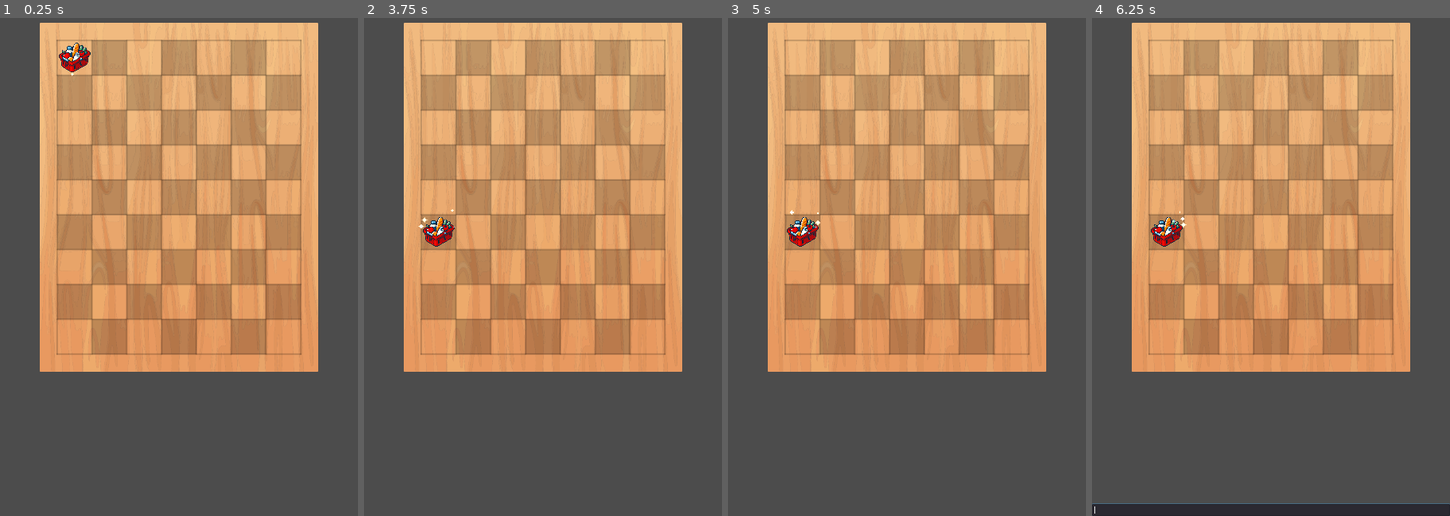
Above: before the commit, frames 1-4 (left to right).
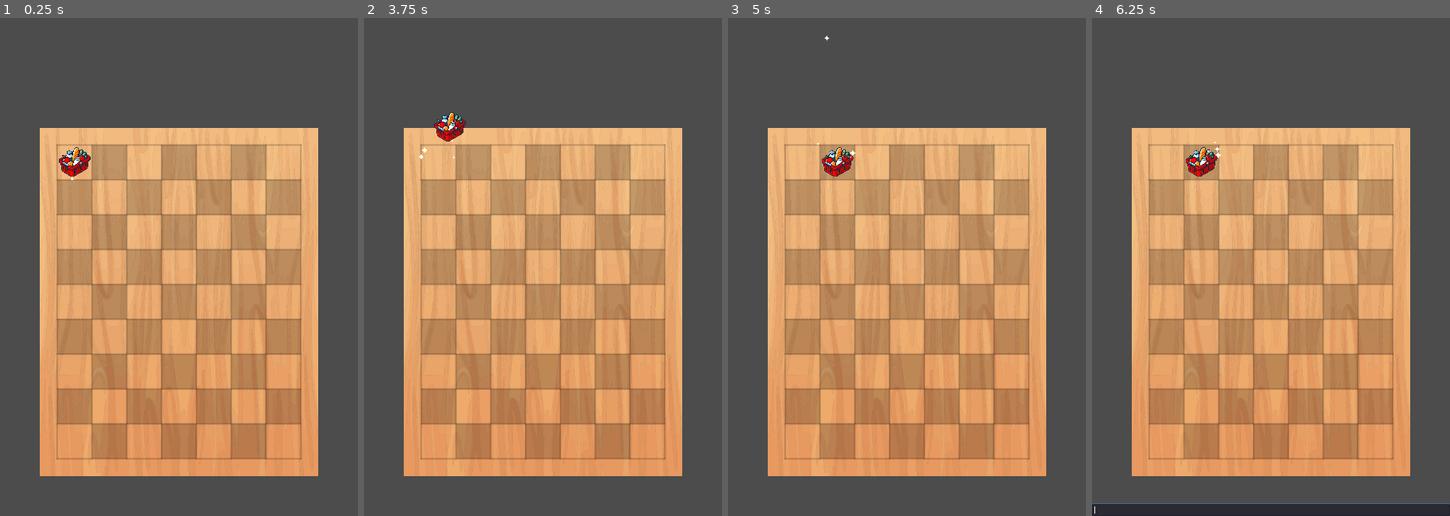
Above: after the commit, the same moments.

Repository: NWERICKSASAKI/Merge_Game
Game: Godot game, scene res://scenes/MainBoard.tscn
The game is run twice, just before and just after one commit, with the same random seed, the same clock (stepped at 60 frames per second) and the same inputs.
Inputs (mouse positions are in pixels of both pictures, inside the frame that each line leads up to):
- Up to frame 1 (0.25 s): no input
- Up to frame 2 (3.75 s): tap Enter (ui_accept) at 0.5, 2, 2.75, 3.5 s; drag from (439, 57) to (439, 232) at 0.52 s; click (543, 511) at 1.27 s; type "12" at 1.35 s; drag from (439, 92) to (439, 267) at 2.02 s; move the mouse to (439, 127) at 2.77 s; click (439, 127) at 2.92 s; drag from (439, 162) to (474, 57) at 3.52 s
- Up to frame 3 (5 s): drag from (803, 197) to (924, 197) at 4.27 s
- Up to frame 4 (6.25 s): tap Enter (ui_accept) at 5 s; drag from (1167, 57) to (1167, 301) at 5.02 s; move the mouse to (1167, 267) at 5.77 s; click (1167, 267) at 5.92 s

The runs differ from the first frame. In frame 1, 63% of the frame differs, in the area x 11-89%, y 0-92%; in frame 2, 63%; in frame 3, 63%; in frame 4, 63%.

Commit message:
Item selecionado fica a frente de todos

Diff:
--- a/scenes/MainBoard.tscn
+++ b/scenes/MainBoard.tscn
@@ -19,11 +19,11 @@
 anchor_left = 0.5
 anchor_top = 0.5
 anchor_right = 0.5
-anchor_bottom = 0.5
+anchor_bottom = 1.0
 margin_left = -280.0
-margin_top = -350.0
+margin_top = -140.0
 margin_right = 280.0
-margin_bottom = 350.0
+margin_bottom = -70.0
 mouse_filter = 2
 input_pass_on_modal_close_click = false
 script = ExtResource( 3 )
@@ -46,3 +46,5 @@
 caret_blink = true
 caret_blink_speed = 0.5
 script = ExtResource( 1 )
+
+[node name="Sprite" type="Sprite" parent="."]
--- a/scripts/Item.gd
+++ b/scripts/Item.gd
@@ -7,7 +7,6 @@
 var mouse_down_on_item = false
 var ID # vector2
 var tile_has_item = false
-var selected = false
 var generator = false
 var which_itens_can_generate = []
 var max_level = false
@@ -210,18 +209,19 @@
 			if !mouse_down_on_item:
 				mouse_pos_when_was_pressed = Get_parent.to_local(get_global_mouse_position())
 			item_manager.selected_item_ID = ID
+			z_index = 1
 			mouse_down_on_item = true
 			set_process(true)
-			selected = item_manager.selected_item_ID
 
 			# TODO - item pickado esteja sempre na frente de todos
-		elif not event.pressed and item_manager.selected_item_ID == ID:
+		elif not event.pressed:
+			z_index = 0
 			has_been_dragged = false
 			mouse_down_on_item = false
-			var pos = position #- Vector2(Global.left_margin_board, Global.upper_margin_board)
-			if pos == _ID_to_pos(ID):
-				if generator:
-					_generate()
+			if item_manager.selected_item_ID == ID:
+				if position == _ID_to_pos(ID):
+					if generator:
+						_generate()
 	get_tree().set_input_as_handled()
 
 
Not shown, changed: project.txt
